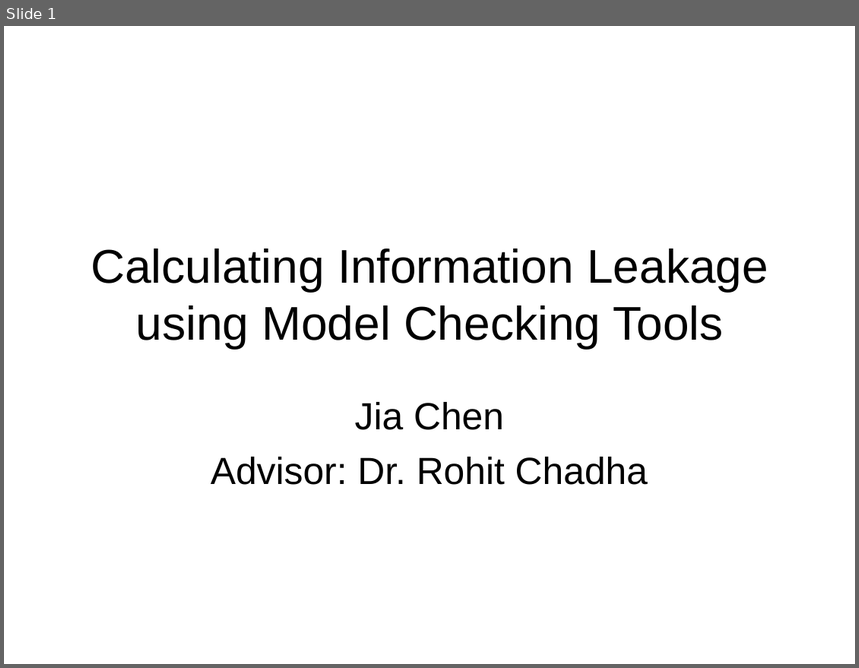
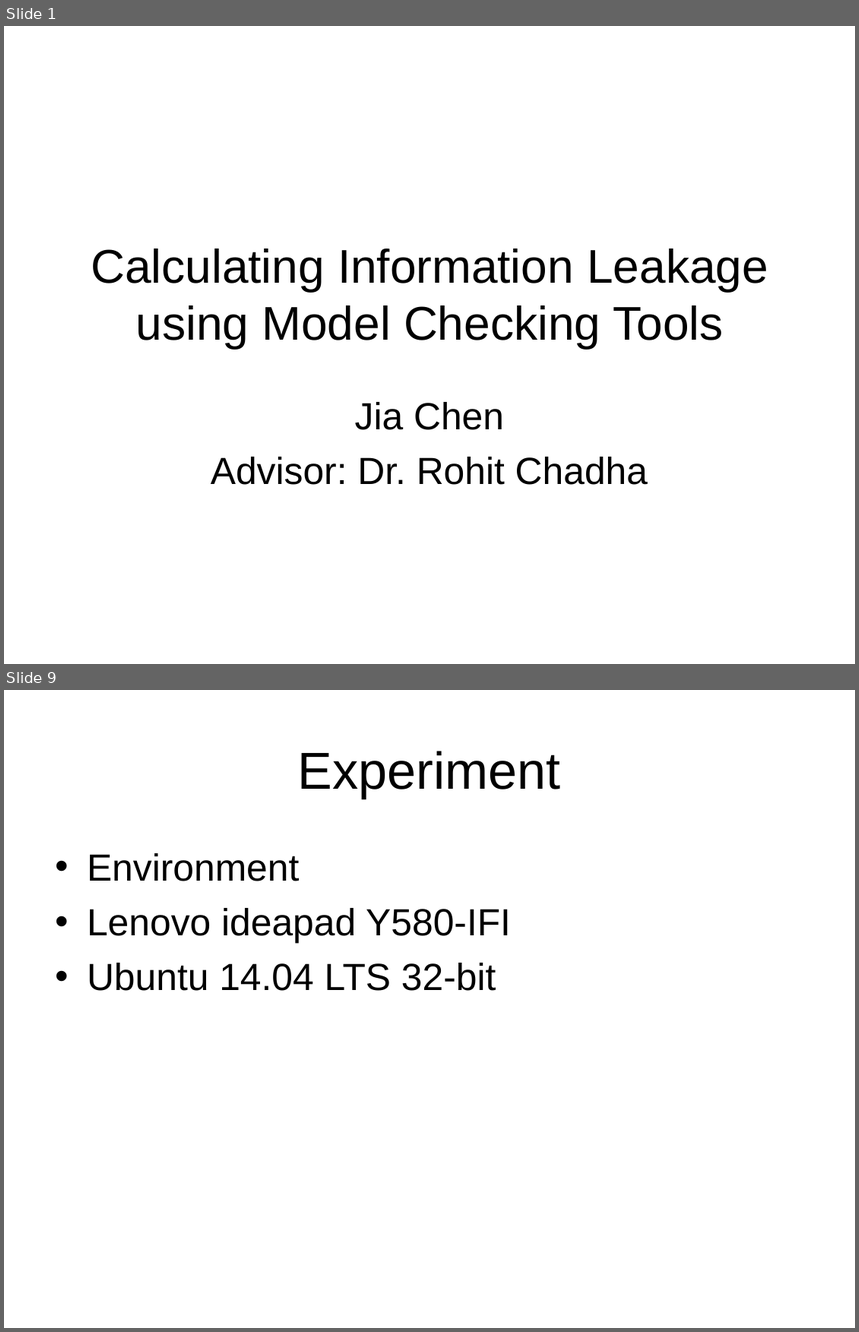
Before and after one commit to chenjiia/Thesis, a slide deck: thesis_presentation/presentation.ppt. Shown one above the other, each under a label of ours: slide 1 before the commit, slides 1 and 9 after it; the slides between them are not shown. The pictures are 859x668 and 859x1332 pixels, drawn with LibreOffice and Linux fonts; fonts in the diff are those of the drawing. Boxes give left, top, right and bottom in pixels: in the first picture for what was removed or moved away, otherwise in the second. Text is boxed around its words. In the diff, an @@ line names an element or a change of style, - is before the commit and + after.

```diff
--- a/thesis_presentation/presentation.ppt
+++ b/thesis_presentation/presentation.ppt
@@ slide 9 added at [4, 690, 855, 1328], background #FFFFFF @@
@@ title added at [298, 751, 561, 799], 44 pt, text #000000 @@
+Experiment
@@ text added at [87, 853, 511, 991], 32 pt, text #000000 @@
+• Environment
+• Lenovo ideapad Y580-IFI
+• Ubuntu 14.04 LTS 32-bit
```
Also in this commit, not shown: 1 slide changed, 13 other slides added.
